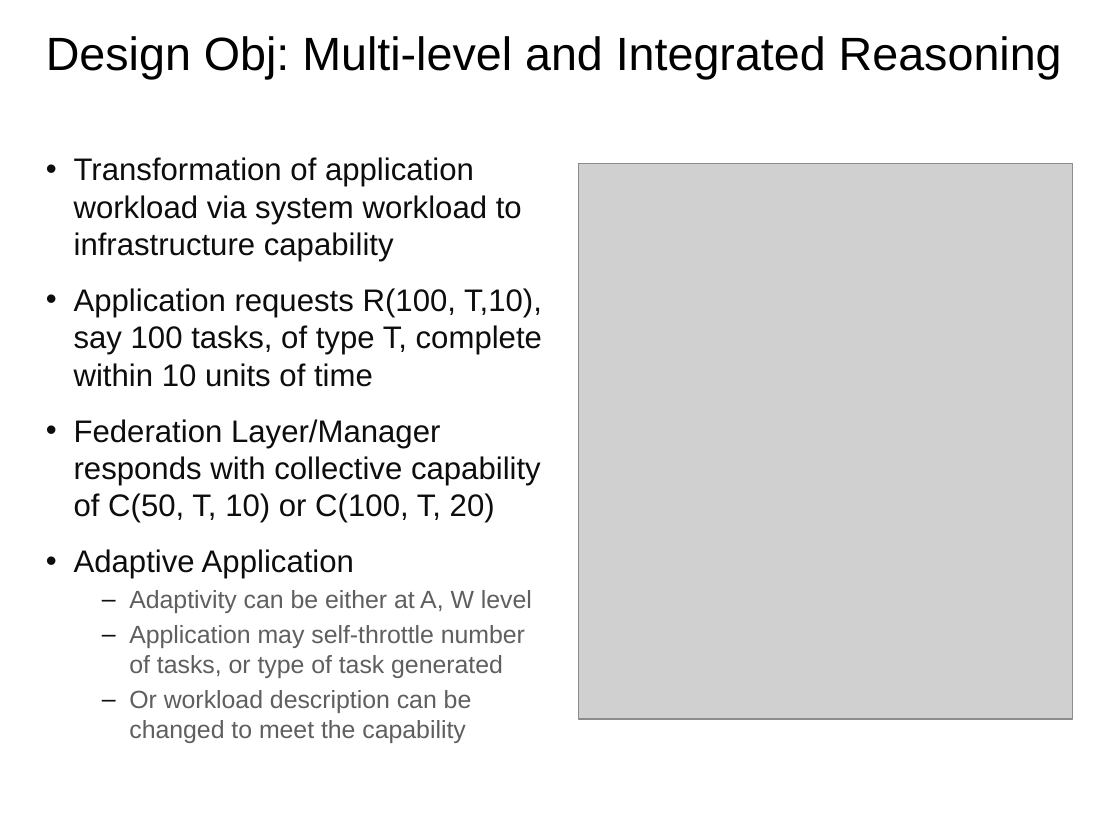
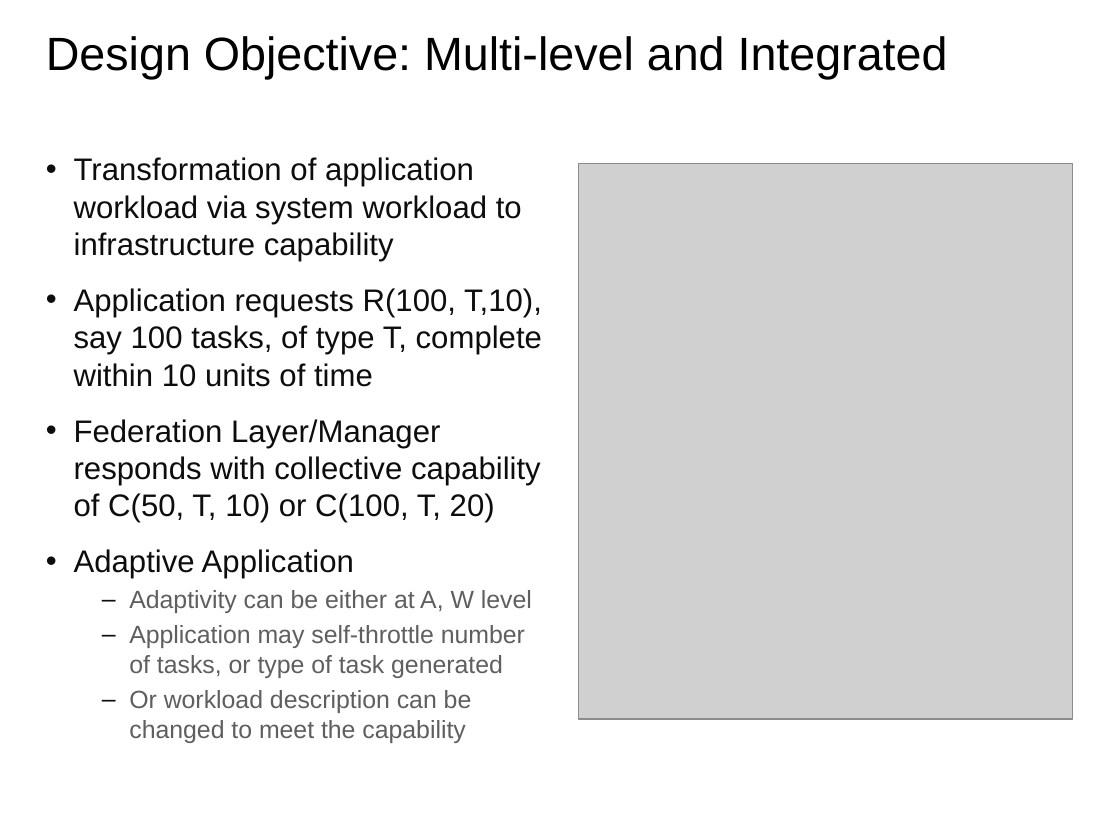
Before and after one commit to saga-project/NGMW, a slide deck: slide 18 of presentations/radical-modsim.pptx. Drawn at 1120x840 pixels with LibreOffice and Linux fonts; fonts in the diff are those of the drawing; grey boxes stand for pictures; background and template pictures are left out. Boxes give left, top, right and bottom in pixels: in the first picture for what was removed or moved away, otherwise in the second. Text is boxed around its words. In the diff, an @@ line names an element or a change of style, - is before the commit and + after.

```diff
--- a/presentations/radical-modsim.pptx
+++ b/presentations/radical-modsim.pptx
@@ title at (x1=46, y1=36, x2=948, y2=79): text changed @@
-Design Obj: Multi-level and Integrated Reasoning
+Design Objective: Multi-level and Integrated
```
Also in this commit, not shown: 4 other slides changed, 5 slides removed.
